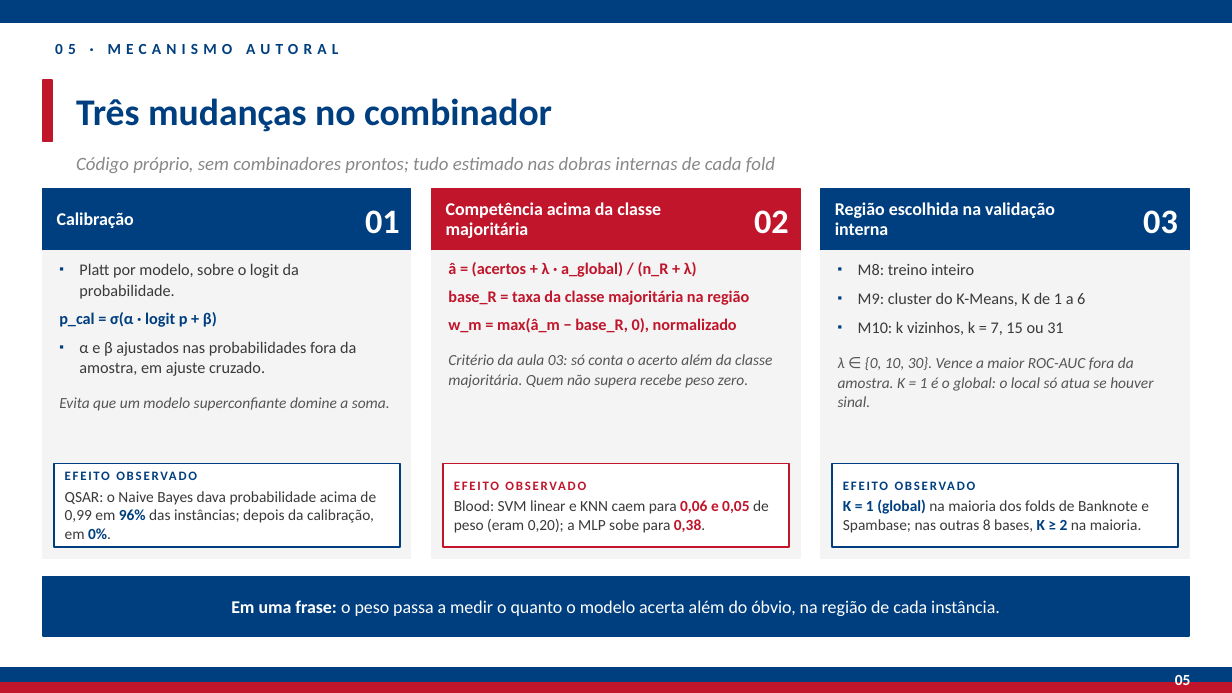
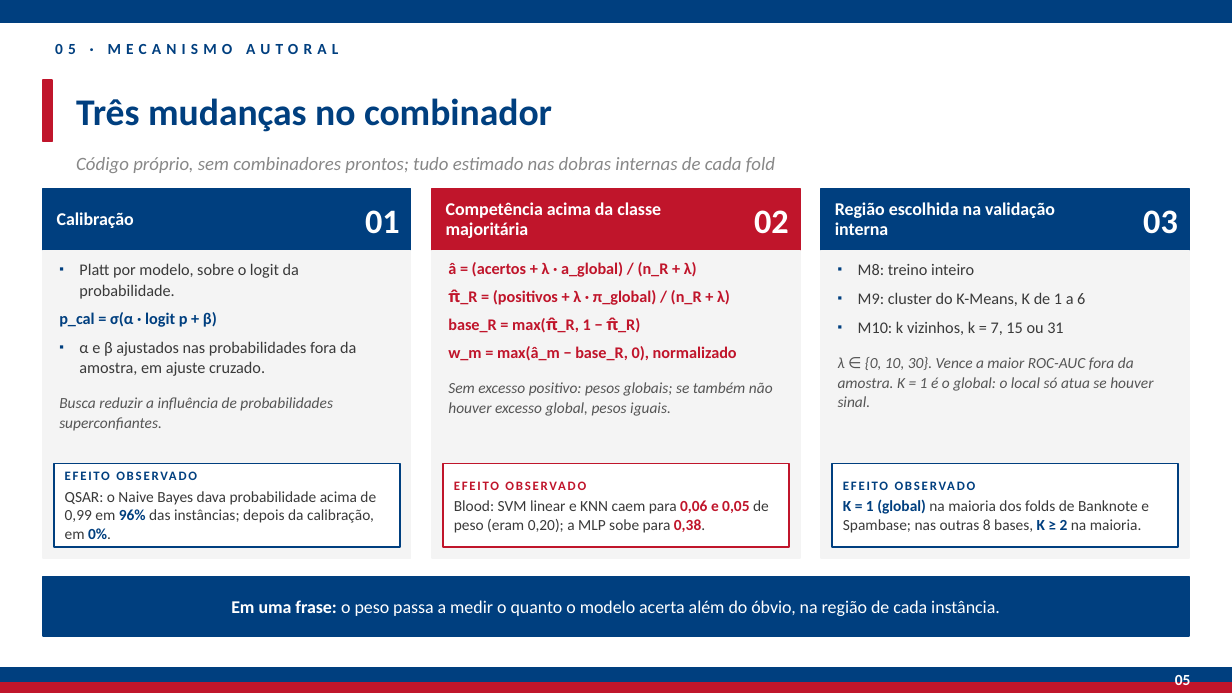
Before and after one commit to GabrielAlbuquerque01/rec_pad, a slide deck: slide 6 of slides/exports/apresentacao.pptx. Drawn at 1232x693 pixels with LibreOffice and Linux fonts; fonts in the diff are those of the drawing. Boxes give left, top, right and bottom in pixels: in the first picture for what was removed or moved away, otherwise in the second. Text is boxed around its words. In the diff, an @@ line names an element or a change of style, - is before the commit and + after.

```diff
--- a/slides/exports/apresentacao.pptx
+++ b/slides/exports/apresentacao.pptx
@@ text at [448,289,730,333]: text changed @@
-base_R = taxa da classe majoritária na região
+π̂_R = (positivos + λ · π_global) / (n_R + λ)
+base_R = max(π̂_R, 1 − π̂_R)
@@ text at [448,382,773,416]: text changed @@
-Critério da aula 03: só conta o acerto além da classe majoritária. Quem não supera recebe peso zero.
+Sem excesso positivo: pesos globais; se também não houver excesso global, pesos iguais.
@@ text at [59,397,333,431]: text changed @@
-Evita que um modelo superconfiante domine a soma.
+Busca reduzir a influência de probabilidades superconfiantes.
```
Also in this commit, not shown: 2 other slides changed, 13 other files.
